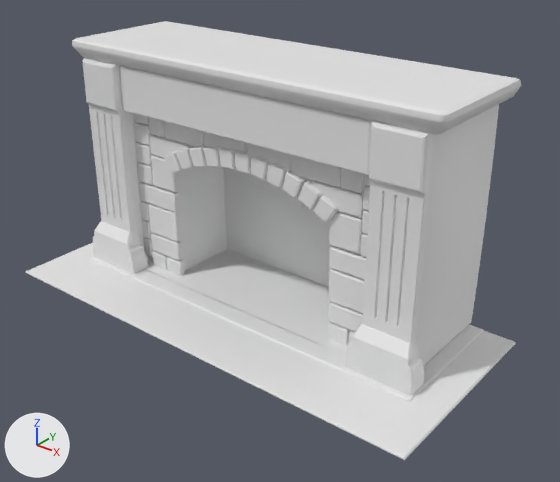
A saved change to the FBX model Assets/BGLR/Seonzoo/MSG_Lr_fireplace_1.FBX.
Rendered twice from a 50 mm lens placed at (4.2, -5.14, 2.62), pointed at (0.19, -0.12, -0.49). Lighting does not change. The marker at lower left points along +X, +Y and +Z. Vertices at the same position are counted once.
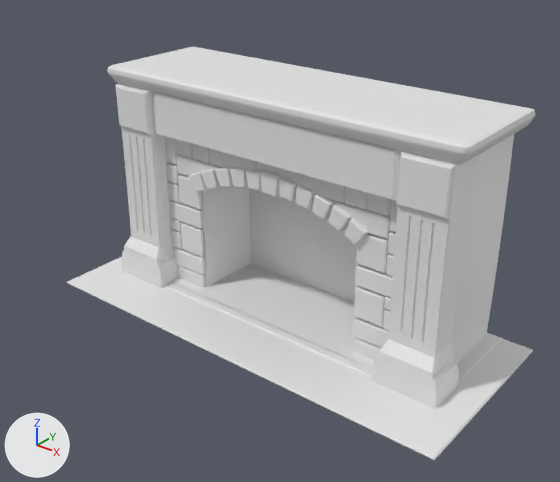
Location of each change, (x1, y1, x2, y2) in pixels of the pictures (560 x 482 px; the box of a moved part takes in the faces that stretch with it):
'Box167', reshaped, rescaled
    before: (25, 21, 521, 460)
    after: (67, 47, 535, 460)
part 1 of me_mesh, moved or reshaped
    before: (314, 195, 338, 223)
    after: (328, 204, 351, 231)
part 2 of me_mesh, rebuilt (7% shorter)
    before: (72, 21, 521, 366)
    after: (107, 47, 535, 368)
part 3 of me_mesh, deleted
    before: (25, 58, 516, 460)
part 4 of me_mesh, added
    after: (67, 83, 533, 460)

The change in detail:
me_mesh is used by ob_box167; location (0.0, 0.0, 0.0); rotation (1.571, 0.0, -3.142), in degrees (90, 0, -180); scale (0.01, 0.01, 0.01).
me_mesh had 2295 vertices, 4198 faces and spanned x -223.0..224.0, y -115.0..115.0, z -127.0..64.0.
me_mesh now has 2397 vertices, 4084 faces and spans x -189.0..189.0, y -129.0..70.0, z -67.0..93.0.
me_mesh part 1: the loose piece of 24 vertices spanning x -100.0..-76.0, y -1.0..23.0, z -42.0..-34.0 is turned -7.1 degrees about the z axis through its middle and scaled by 0.875, then moved by (24.0, -23.0, 38.0).
me_mesh part 2: the loose piece of 611 vertices spanning x -196.0..196.0, y -111.0..115.0, z -60.0..64.0 is rebuilt with 497 vertices and now spans x -166.0..165.0, y -121.0..70.0, z -19.0..86.0.
me_mesh part 3: 49 loose pieces with 1660 vertices, spanning x -223.0..224.0, y -115.0..97.0, z -127.0..63.0, are deleted.
me_mesh part 4: 1876 vertices added at x -189.0..189.0, y -129.0..55.0, z -67.0..93.0.
Object 'Box167' (ob_box167) is rescaled from (0.01, 0.01, 0.01) to (0.0118, 0.0118, 0.0118).
